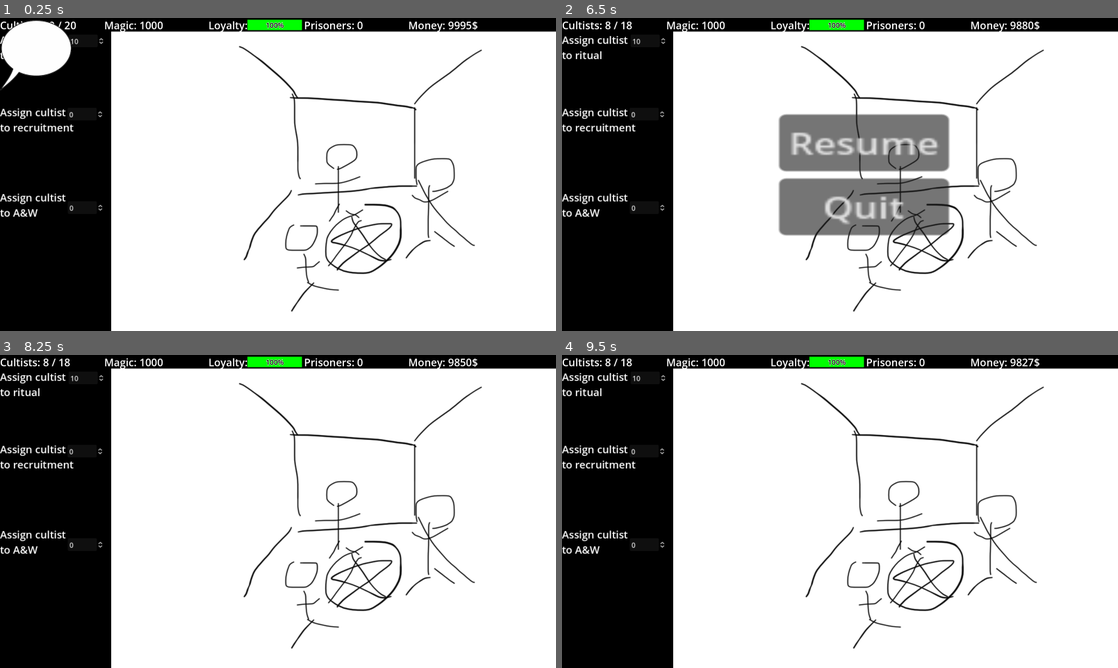
Above: before the commit, frames 1-4 (two rows, left to right).
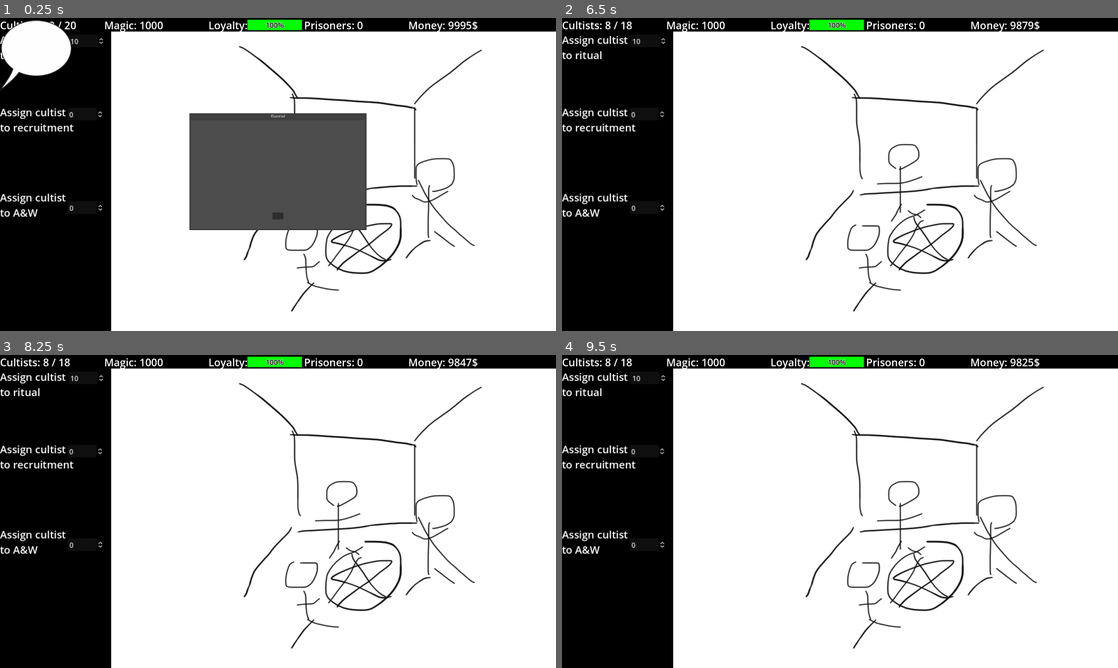
Above: after the commit, the same moments.

Repository: ShroomySquid/Ludum_Dare
Game: Godot game, scene res://node_2d.tscn
Two runs of this game, one before a commit and one after it. Both use one fixed random seed, a clock stepped at 60 frames per second and the inputs below.
Inputs (mouse positions are in pixels of both pictures, inside the frame that each line leads up to):
- Up to frame 1 (0.25 s): no input
- Up to frame 2 (6.5 s): click (840, 215) at 0.52 s; click (600, 55) at 1.25 s; click "option 1" at 2 s; tap Enter at 5 s; tap Escape (pause) at 6.4 s
- Up to frame 3 (8.25 s): click (300, 480) at 6.5 s, where only the run before the commit has a clickable "Resume"; tap Space at 7.25 s
- Up to frame 4 (9.5 s): no input

The runs differ from the first frame. In frame 1, 12% of the frame differs, in the area x 34-66%, y 30-68%; in frame 2, 11%; in frame 3, less than 0.1%; in frame 4, less than 0.1%.

Commit message:
merge intro

Diff:
--- a/ui_prototype/Control.gd
+++ b/ui_prototype/Control.gd
@@ -8,7 +8,8 @@
 var cultists_in_job = 0
 var global_timer = 0
 var new_cultist_counter = 0
-var is_paused = false
+var is_paused = true
+var in_intro = true
 
 func _cultists_in_ritual(value: float):
 	cultists_in_ritual = $Cultist_Send.value
@@ -29,6 +30,10 @@
 	$Job_Send.value = cultists_in_job
 
 func pauseMenu():
+	if in_intro:
+		is_paused = true
+		Engine.time_scale = 0
+		pass
 	if is_paused:
 		is_paused = false
 		Engine.time_scale = 1
@@ -55,7 +60,7 @@
 
 # Called every frame. 'delta' is the elapsed time since the previous frame.
 func _process(delta):
-	if Input.is_action_just_pressed("pause"):
+	if (Input.is_action_just_pressed("pause") && in_intro == false):
 		pauseMenu()
 	resources.add_re(Resources.r.GOLD, 10 * delta * cultists_in_job)
 	global_timer += delta
--- /dev/null
+++ b/ui_prototype/Intro/intro_window.gd
@@ -0,0 +1,20 @@
+extends Window
+
+
+# Called when the node enters the scene tree for the first time.
+func _ready():
+	self.add_theme_icon_override("close", Texture2D.new())
+
+
+# Called every frame. 'delta' is the elapsed time since the previous frame.
+func _process(delta):
+	pass
+
+func _on_s_key_pressed():
+	self.hide()
+	pass
+
+
+
+func _on_button_pressed():
+	self.hide()
--- a/ui_prototype/Intro/intro_window.tscn
+++ b/ui_prototype/Intro/intro_window.tscn
@@ -1,7 +1,20 @@
-[gd_scene format=3 uid="uid://cecoa35ps282h"]
+[gd_scene load_steps=3 format=3 uid="uid://cecoa35ps282h"]
+
+[ext_resource type="FontFile" uid="uid://c84yhbqspx8e3" path="res://font/Luminari-Regular.ttf" id="1_5axjo"]
+[ext_resource type="Script" path="res://Intro/intro_window.gd" id="1_a41at"]
 
 [node name="intro_window" type="Window"]
-initial_position = 1
+title = "Tutorial"
+initial_position = 2
 size = Vector2i(800, 500)
 unresizable = true
-always_on_top = true
+theme_override_fonts/title_font = ExtResource("1_5axjo")
+script = ExtResource("1_a41at")
+
+[node name="Button" type="Button" parent="."]
+offset_left = 375.0
+offset_top = 425.0
+offset_right = 425.0
+offset_bottom = 457.0
+
+[connection signal="pressed" from="Button" to="." method="_on_button_pressed"]
--- a/ui_prototype/node_2d.tscn
+++ b/ui_prototype/node_2d.tscn
@@ -6,6 +6,7 @@
 [ext_resource type="PackedScene" uid="uid://diejjpsf5s6pd" path="res://Menu/menu.tscn" id="4_dhysq"]
 [ext_resource type="PackedScene" uid="uid://dtyp8htqy4fd2" path="res://event_popup/event_window1.tscn" id="4_t7hkk"]
 [ext_resource type="PackedScene" uid="uid://dtw641sruxwlq" path="res://event_popup/listener_bubble.tscn" id="5_ixf3o"]
+[ext_resource type="PackedScene" uid="uid://cecoa35ps282h" path="res://Intro/intro_window.tscn" id="7_cd71p"]
 
 [node name="Untitled Cult Game" type="Node2D"]
 
@@ -31,5 +32,7 @@
 offset_right = 1000.0
 offset_bottom = 444.0
 
+[node name="intro_window" parent="." instance=ExtResource("7_cd71p")]
+
 [connection signal="bubble_signal" from="event_pop_up" to="UI" method="_on_event_pop_up_bubble_signal"]
 [connection signal="bubble_signal" from="event_pop_up" to="event_window1" method="_on_event_pop_up_bubble_signal"]
Not shown: 1 places in ui_prototype/node_2d.tscn that only renumber resources
